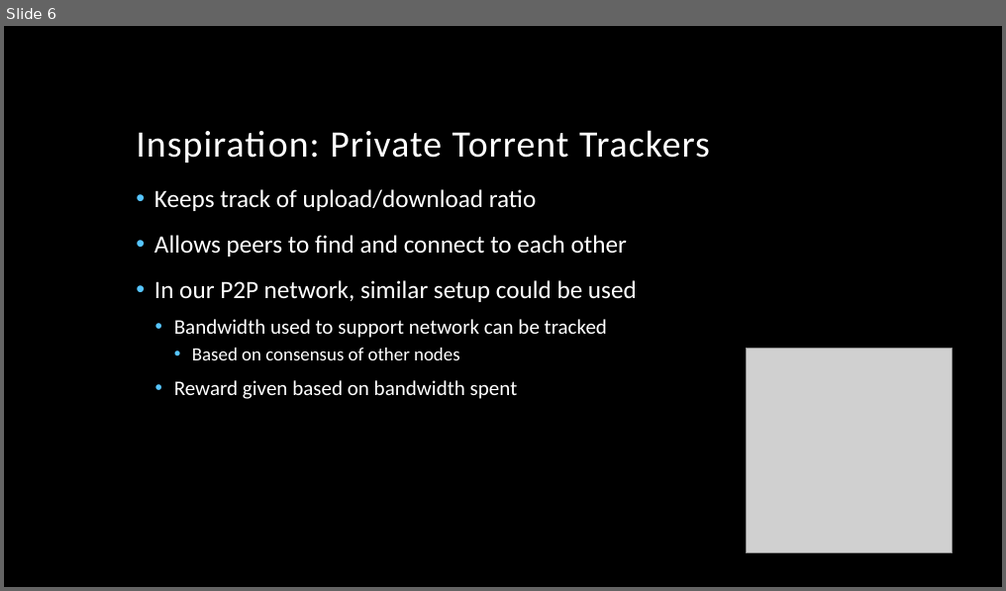
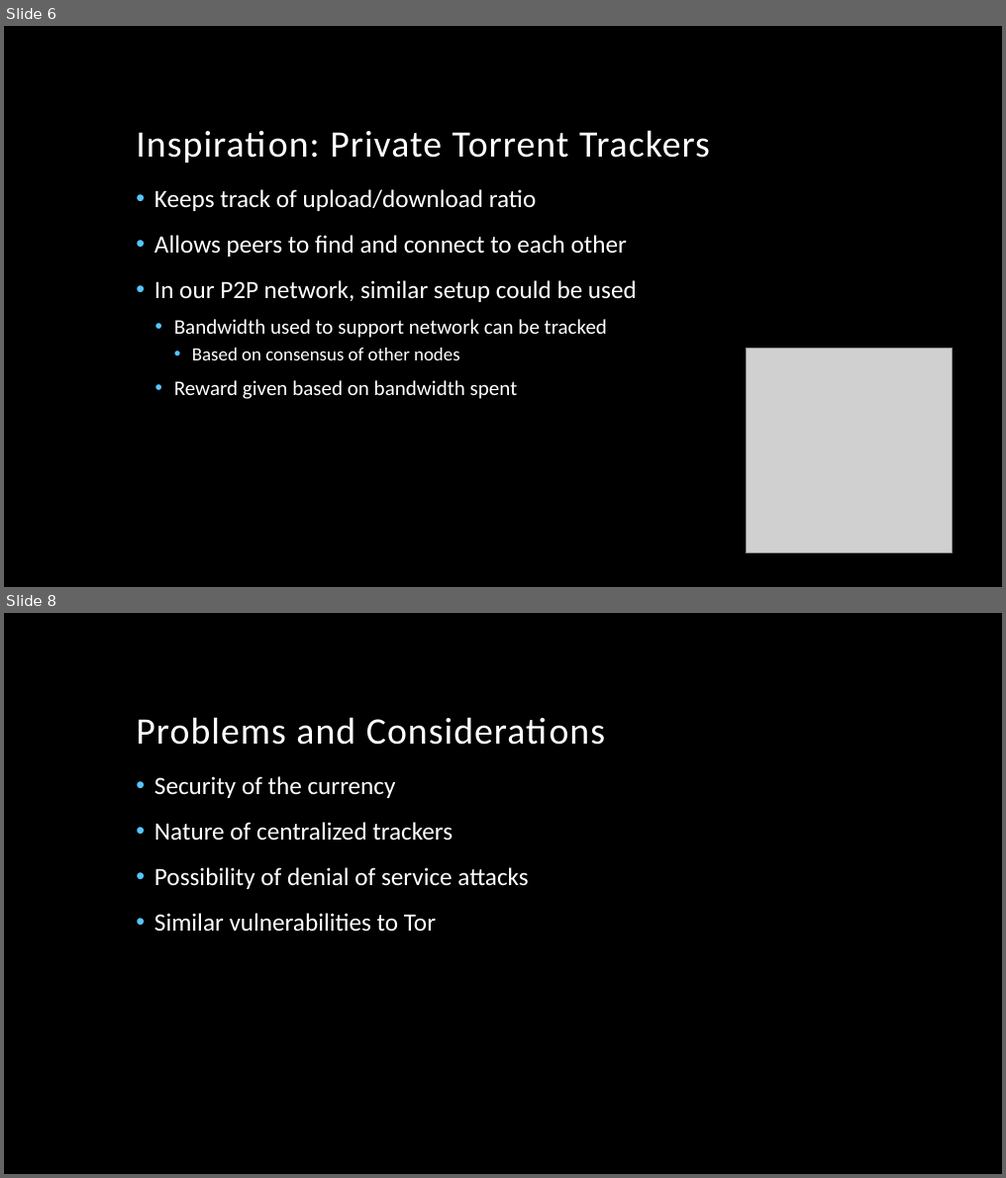
Before and after one commit to AlishanHassan/Cryptocurrency-Project, a slide deck: Presentation.pptx. Shown one above the other, each under a label of ours: slide 6 before the commit, slides 6 and 8 after it; the slides between them are not shown. The pictures are 1006x591 and 1006x1178 pixels, drawn with LibreOffice and Linux fonts; fonts in the diff are those of the drawing; grey boxes stand for pictures; background and template pictures are left out. Boxes give left, top, right and bottom in pixels: in the first picture for what was removed or moved away, otherwise in the second. Text is boxed around its words. In the diff, an @@ line names an element or a change of style, - is before the commit and + after.

```diff
--- a/Presentation.pptx
+++ b/Presentation.pptx
@@ slide 8 added at (4, 613, 1002, 1174), background picture (left out) @@
@@ title added at (136, 717, 605, 745), 36 pt, text #FFFFFF @@
+Problems and Considerations
@@ text added at (154, 776, 528, 932), 24 pt, text #FFFFFF @@
+• Security of the currency
+• Nature of centralized trackers
+• Possibility of denial of service attacks
+• Similar vulnerabilities to Tor
```
Also in this commit, not shown: 1 slide changed, 1 slide removed.
